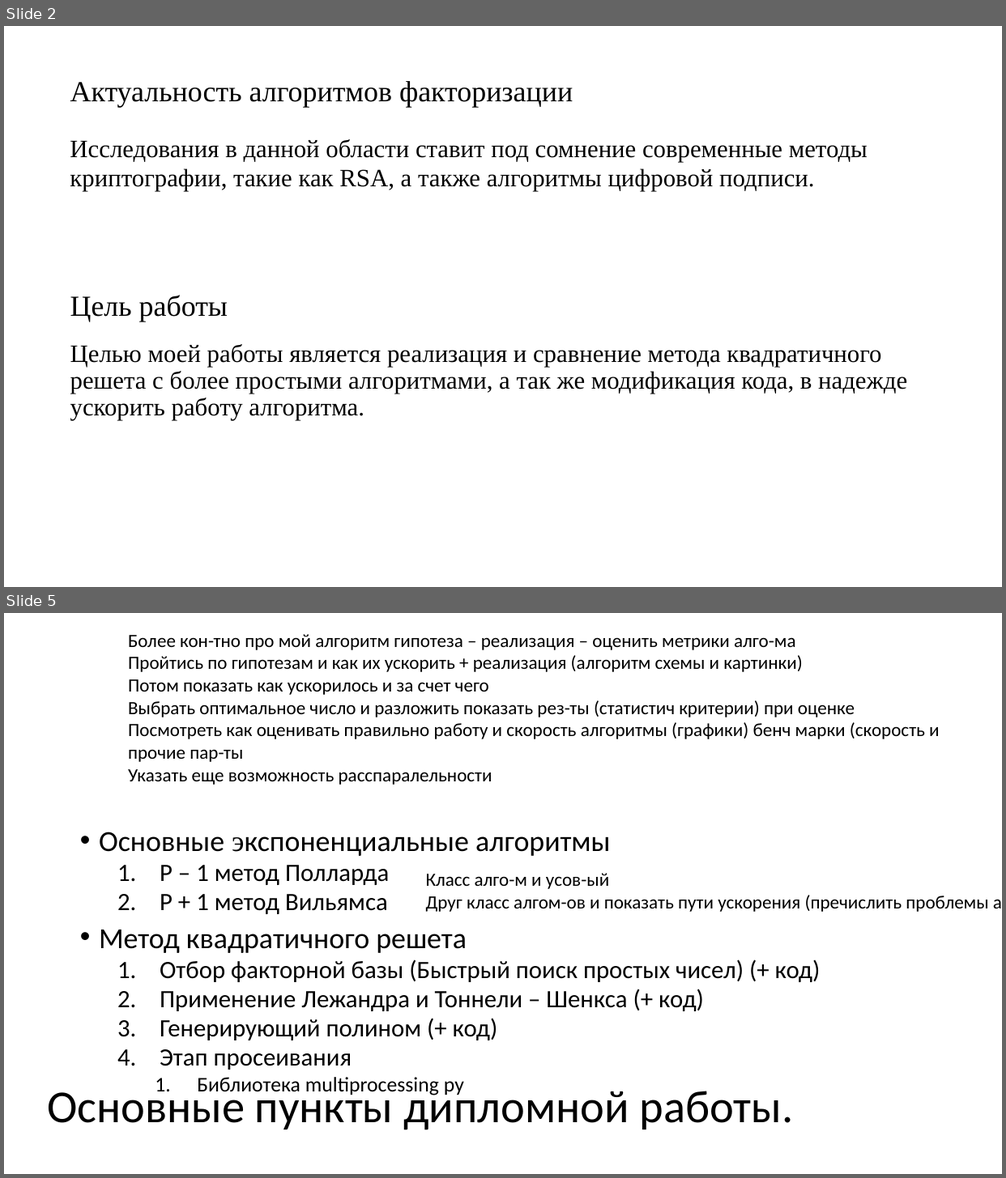
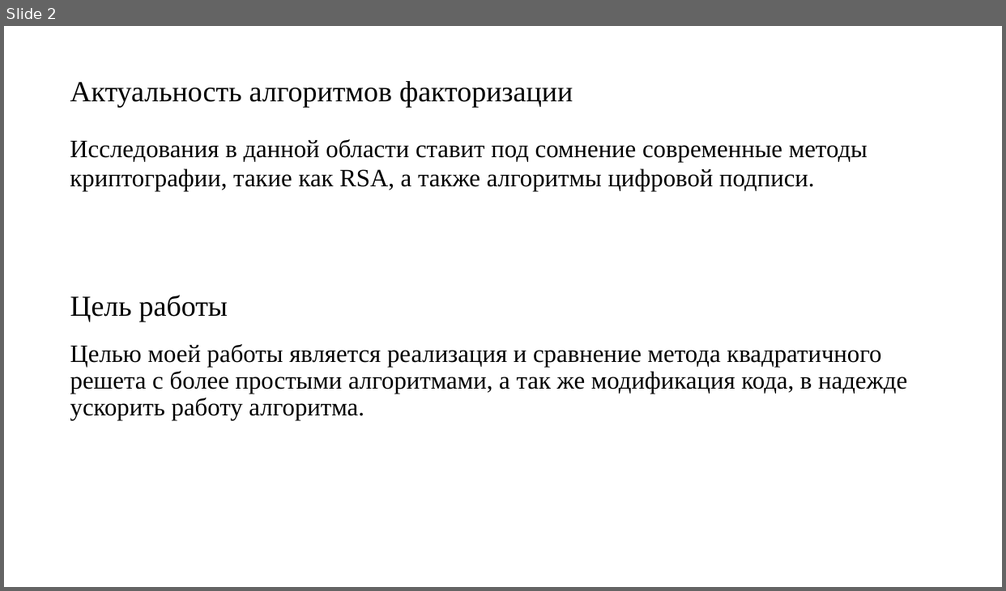
Before and after one commit to pagamov/VKR, a slide deck: Гамов Павел Чтения.pptx. Shown one above the other, each under a label of ours: slides 2 and 5 before the commit, slide 2 after it; the slides between them are not shown. The pictures are 1006x1178 and 1006x591 pixels, drawn with LibreOffice and Linux fonts; fonts in the diff are those of the drawing. Boxes give left, top, right and bottom in pixels: in the first picture for what was removed or moved away, otherwise in the second. Text is boxed around its words. In the diff, an @@ line names an element or a change of style, - is before the commit and + after.

```diff
--- a/Гамов Павел Чтения.pptx
+++ b/Гамов Павел Чтения.pptx
@@ slide 5 removed at box(4, 613, 1002, 1174), background #FFFFFF @@
@@ text removed at box(128, 634, 939, 785) @@
-Более кон-тно про мой алгоритм гипотеза – реализация – оценить метрики алго-ма
-Пройтись по гипотезам и как их ускорить + реализация (алгоритм схемы и картинки)
-Потом показать как ускорилось и за счет чего
-Выбрать оптимальное число и разложить показать рез-ты (статистич критерии) при оценке
-Посмотреть как оценивать правильно работу и скорость алгоритмы (графики) бенч марки (скорость и
-прочие пар-ты
-Указать еще возможность расспаралельности
@@ text removed at box(99, 832, 820, 1096) @@
-• Основные экспоненциальные алгоритмы
-  1. P – 1 метод Полларда
-  2. P + 1 метод Вильямса
-• Метод квадратичного решета
-  1. Отбор факторной базы (Быстрый поиск простых чисел) (+ код)
-  2. Применение Лежандра и Тоннели – Шенкса (+ код)
-  3. Генерирующий полином (+ код)
-  4. Этап просеивания
-    1. Библиотека multiprocessing py
@@ text removed at box(426, 873, 988, 912) @@
-Класс алго-м и усов-ый
-Друг класс алгом-ов и показать пути ускорения (пречислить проблемы алго-ов)
@@ title removed at box(47, 1084, 793, 1131) @@
-Основные пункты дипломной работы.
```
Also in this commit, not shown: 1 slide changed, 4 slides added, 3 other slides removed, 1 other file.
